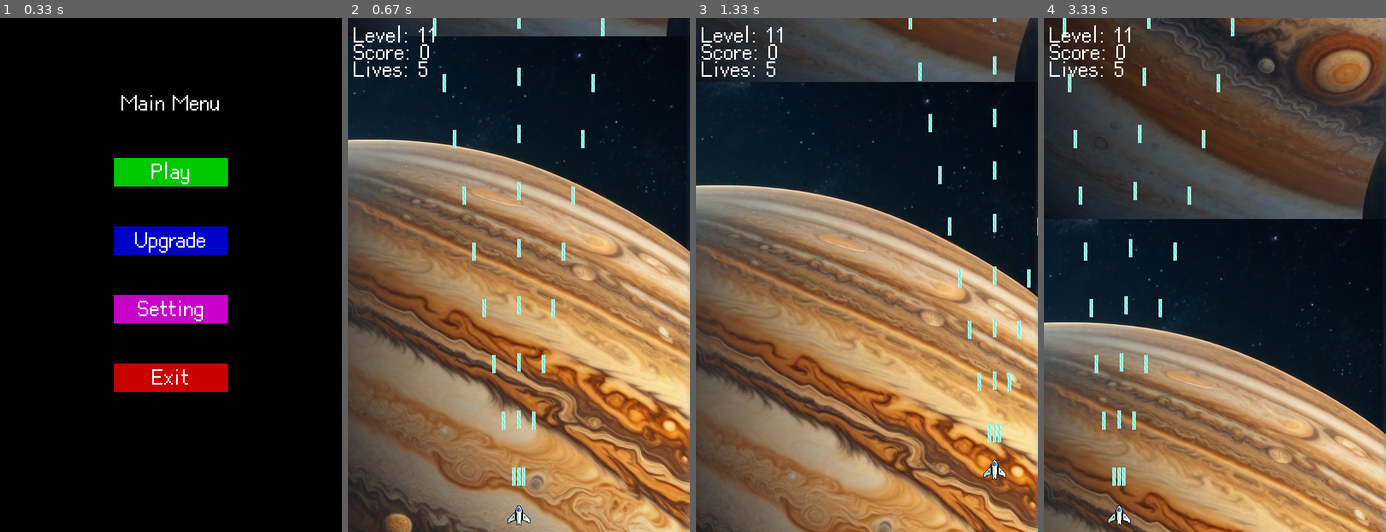
Above: before the commit, frames 1-4 (left to right).
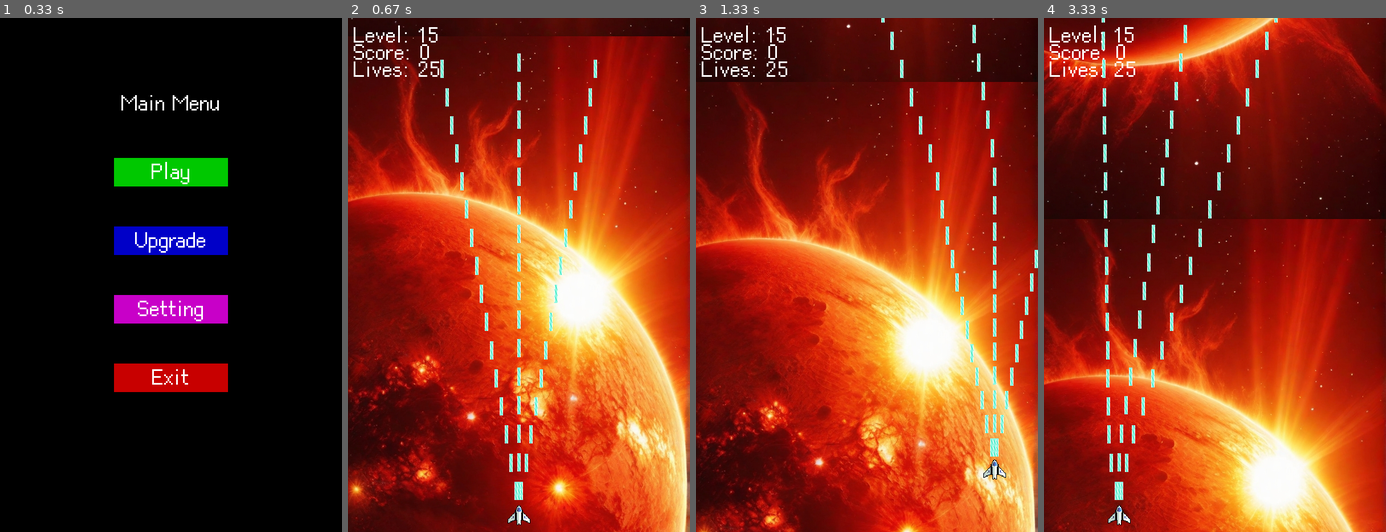
Above: after the commit, the same moments.

Repository: LukeTsengTW/pygame_space_shooting_game
Game: pygame game, started from main.py
The game is run twice, just before and just after one commit, with the same random seed, the same clock (stepped at 60 frames per second) and the same inputs.
Inputs (mouse positions are in pixels of both pictures, inside the frame that each line leads up to):
- Up to frame 1 (0.33 s): no input
- Up to frame 2 (0.67 s): click "Play" at 0.38 s
- Up to frame 3 (1.33 s): hold Right 0.67-1.13 s; move the mouse to (853, 295) at 0.7 s; hold Up from 1.17 s (still down)
- Up to frame 4 (3.33 s): release Up at 1.47 s; hold Right 1.5-1.97 s; hold Left 2-2.53 s; hold Down 2.57-2.87 s; hold Left 2.9-3.3 s

Frame 1 is identical in both runs. In frame 2, 99% of the frame differs, in the area x 0-100%, y 0-100%; in frame 3, 99%; in frame 4, 99%.

Commit message:
Add 13~14 level

Diff:
--- a/main.py
+++ b/main.py
@@ -5,7 +5,7 @@
 
 SCREEN_WIDTH, SCREEN_HEIGHT = 600, 900
 PLAYER_SPEED = 4
-BULLET_SPEED = 50
+BULLET_SPEED = 25
 ENEMY_GENERATION_THRESHOLDS = {
     'enemies_1': 0.02,
     'enemies_2': 0.005,
@@ -19,6 +19,9 @@
     'enemies_12': 0.009,
     'enemies_13': 0.009,
     'enemies_14': 0.005,
+    'enemies_15': 0.003,
+    'enemies_16': 0.002,
+    'enemies_17': 0.0006,
 }
 
 BOSS_GENERATION_ONCE = {
@@ -26,6 +29,15 @@
     'enemies_11': False,
 }
 
+items = {
+    'item_1': pygame.sprite.Group(),
+    'item_2': pygame.sprite.Group(),
+}
+bullets = pygame.sprite.Group()
+enemy_bullets = pygame.sprite.Group()
+enemies = pygame.sprite.Group()
+enemies_p = {f"enemies_{i}": pygame.sprite.Group() for i in range(1, 18)}
+
 level_start_time = 0
 
 pygame.init()
@@ -33,10 +45,10 @@
 font = pygame.font.Font('font.ttf', 36)
 clock = pygame.time.Clock()
 
-max_lives = 5
+max_lives = 25
 player_bullet_angle = [10, 0, -10]
 
-level = 11
+level = 15
 backgrounds = [pygame.image.load(f'img/background/lv{i}_background.jpg') for i in range(1, 21)]
 background = backgrounds[0]
 background_bottom = backgrounds[0]
@@ -265,6 +277,10 @@
     def __init__(self, enemy):
         super().__init__(enemy, 'img/enemy/lv11_to_15/Projectiles/Rocket_assets/Rocket_frame_', None, 7)
 
+class EnemyBullet_13(EnemyBullet):
+    def __init__(self, enemy):
+        super().__init__(enemy, 'img/enemy/lv11_to_15/Projectiles/Ray_assets/Ray_frame_', None, 5)
+
 class Enemy(pygame.sprite.Sprite):
     def __init__(self, image_path, shield_image_path, shield_scale=None, scale=None, speed=1, hp=100, shield_frames=14):
         super().__init__()
@@ -464,6 +480,64 @@
 
     def update(self, pressed_keys=None, mouse_pos=None):
         super().update(EnemyBullet_12, 0.0015)
+
+class Enemy_13(Enemy):
+    def __init__(self):
+       super().__init__('img/enemy/lv11_to_15/base/Frigate_assets/Frigate_frame_1.png', 'img/enemy/lv11_to_15/Shields/Frigate_assets/Frigate_frame_', None, None, 3, 1500, 11)
+
+    def update(self, pressed_keys=None, mouse_pos=None):
+        super().update(EnemyBullet_10, 0.003)
+
+class Enemy_14(Enemy):
+
+    targets = []
+
+    def __init__(self, enemies):
+        super().__init__('img/enemy/lv11_to_15/base/Support_assets/Support_frame_1.png', None, None, None, 2, 2000)
+        self.target = None
+        for enemy in enemies.sprites():
+            if self.targets.count(enemy) < 1:
+                self.target = enemy
+                self.targets.append(enemy)
+                break
+        self.Is_die = False
+
+    def remove_target(self):
+        if self.target and self.target in self.targets:
+            self.targets.remove(self.target)
+            self.target.invincible = False
+
+    def update(self, pressed_keys=None, mouse_pos=None):
+        super().update(EnemyBullet_2, 0.000001)
+        if self.target not in enemies or not enemies:
+            self.target = None
+        if self.target:
+            if self.Is_die == False:
+                self.target.invincible = True
+        if self.target:
+            self.rect.centerx = self.target.rect.centerx + self.target.rect.width
+            self.rect.centery = self.target.rect.centery
+        else:
+            self.rect.centery += self.speed
+        if self.rect.top > SCREEN_HEIGHT or self.rect.bottom < 0 or self.rect.left > SCREEN_WIDTH or self.rect.right < 0:
+            self.kill()
+            self.remove_target()
+        if self.hp <= 0:
+            self.kill()
+            self.remove_target()
+
+    def __del__(self):
+        if self.target in self.targets:
+            self.targets.remove(self.target)
+        if self.target:
+            self.target.invincible = False
+
+class Enemy_15(Enemy):
+    def __init__(self):
+       super().__init__('img/enemy/lv11_to_15/base/Battlecruiser_assets/Battlecruiser_frame_1.png', 'img/enemy/lv11_to_15/Shields/Battlecruiser_assets/Battlecruiser_frame_', None, None, 0, 6000, 12)
+
+    def update(self, pressed_keys=None, mouse_pos=None):
+        super().update(EnemyBullet_13, 0.03)
 
 class Boss_1(Enemy):
     def __init__(self):
@@ -771,6 +845,21 @@
         images = [pygame.image.load(f'img/enemy/lv11_to_15/base/Torpedo_assets/Torpedo_frame_{i}.png').convert_alpha() for i in range(1,8)]
         super().__init__(center, images)
 
+class Explosion_15(Explosion):
+    def __init__(self, center):
+        images = [pygame.image.load(f'img/enemy/lv11_to_15/base/Frigate_assets/Frigate_frame_{i}.png').convert_alpha() for i in range(1,10)]
+        super().__init__(center, images)
+
+class Explosion_16(Explosion):
+    def __init__(self, center):
+        images = [pygame.image.load(f'img/enemy/lv11_to_15/base/Support_assets/Support_frame_{i}.png').convert_alpha() for i in range(1,8)]
+        super().__init__(center, images)
+
+class Explosion_17(Explosion):
+    def __init__(self, center):
+        images = [pygame.image.load(f'img/enemy/lv11_to_15/base/Battlecruiser_assets/Battlecruiser_frame_{i}.png').convert_alpha() for i in range(1,13)]
+        super().__init__(center, images)
+
 class BaseItem(pygame.sprite.Sprite):
     def __init__(self, center, image_path, image_scale):
         super().__init__()
@@ -801,14 +890,6 @@
         super().__init__(center, 'img/item/Shield_Generators/All_around_shield_frame_', (36 , 36))
 
 player = Player()
-items = {
-    'item_1': pygame.sprite.Group(),
-    'item_2': pygame.sprite.Group(),
-}
-bullets = pygame.sprite.Group()
-enemy_bullets = pygame.sprite.Group()
-enemies = pygame.sprite.Group()
-enemies_p = {f"enemies_{i}": pygame.sprite.Group() for i in range(1, 15)}
 all_sprites = pygame.sprite.Group()
 all_sprites.add(player)
 
@@ -1138,7 +1219,6 @@
                 enemy = enemy_class(enemies)
                 enemies_p[enemy_type].add(enemy)
                 all_sprites.add(enemy)
-                enemies.add(enemy)
 
 main_menu()
 
@@ -1178,6 +1258,11 @@
             generate_enemy(level, 'enemies_13', Enemy_11)
             if level > 11:
                 generate_enemy(level, 'enemies_14', Enemy_12)
+            if level > 12:
+                generate_enemy(level, 'enemies_15', Enemy_13)
+            if level > 13:
+                generate_enemy(level, 'enemies_16', Enemy_14, Is_support=True)
+                generate_enemy(level, 'enemies_17', Enemy_15)
 
     screen.fill((0, 0, 0))
 
@@ -1218,6 +1303,9 @@
     check_bullet_hit(bullets, enemies_p['enemies_12'], 3, 0.15, 0.1, Explosion_12)
     check_bullet_hit(bullets, enemies_p['enemies_13'], 5, 0.15, 0.1, Explosion_13)
     check_bullet_hit(bullets, enemies_p['enemies_14'], 7, 0.2, 0.1, Explosion_14)
+    check_bullet_hit(bullets, enemies_p['enemies_15'], 9, 0.25, 0.25, Explosion_15)
+    check_bullet_hit(bullets, enemies_p['enemies_16'], 11, 0.25, 0.25, Explosion_16)
+    check_bullet_hit(bullets, enemies_p['enemies_17'], 13, 0.35, 0.35, Explosion_17)
 
     for item_type in items.keys():
         item_collision(player, item_type)
@@ -1237,6 +1325,9 @@
         'enemies_12': 2,
         'enemies_13': 2,
         'enemies_14': 2,
+        'enemies_15': 3,
+        'enemies_16': 3,
+        'enemies_17': 5,
     }
 
     enemy_groups = [(enemies_p[key], damage) for key, damage in enemy_damage_values.items()]
